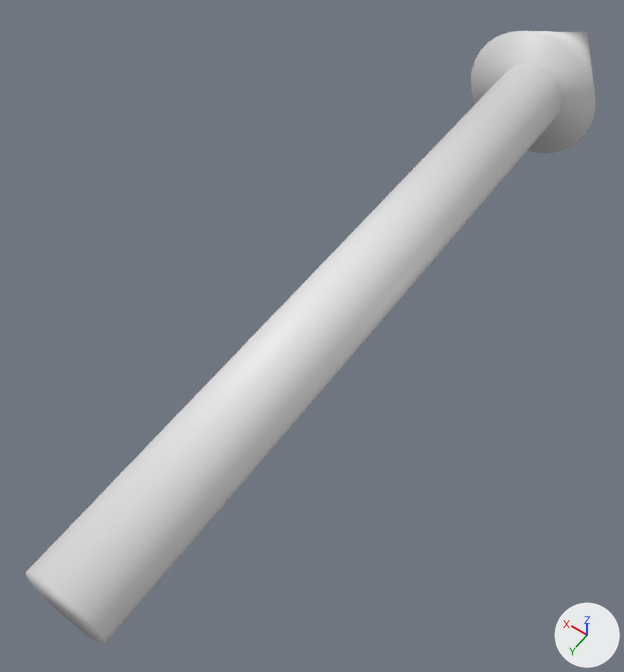
Before and after pictures for a commit that changed the OBJ model assets/models/axisz.obj.
Camera for both pictures: a 50 mm lens placed at (-0.72, 0.07, 1.59), pointed at (0.06, -1.03, -0.14). Arrows for +X, +Y and +Z are at lower right; the lights stay in place. Where no turn or scale is listed for an object, it has been applied to the vertices.
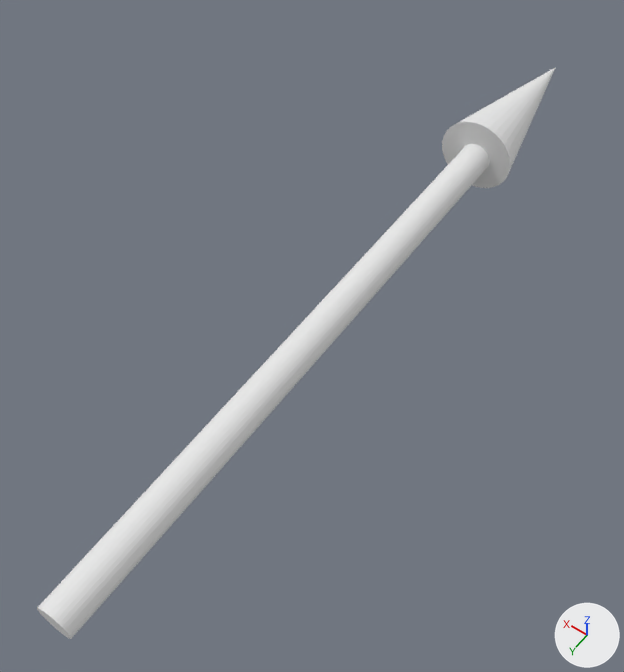
Pixel boxes [x1, y1, x2, y2] of what changed, in the pictures (624 x 672 px; the box of a moved part takes in the faces that stretch with it):
'Cone', reshaped (9% narrower, 7% shorter)
    before: [25, 31, 595, 644]
    after: [37, 67, 556, 639]
part 1 of me_cone, moved or reshaped
    before: [471, 31, 595, 153]
    after: [442, 67, 556, 188]
part 2 of me_cone, moved or reshaped
    before: [25, 64, 562, 644]
    after: [37, 144, 490, 639]

What changed in the scene script:
```text
Change me_cone:
    where me_cone.from_pydata(...)  # 97 vertices, 67 faces; spans x -0.2..0.2, y -2.46..-0.14, z -0.2..0.2
    used by ob_cone; location = (0.0, 0.0, 0.0)
    me_cone part 1: the loose piece of 33 vertices spanning x -0.2..0.2, y -2.46..-2.06, z -0.2..0.2 is multiplied about its middle by the matrix ((0.0, 0.0, 0.53), (0.0, 1.27, 0.0), (-0.53, 0.0, 0.0)), then moved by (0.0, 0.28, 0.0)
    me_cone part 2: the loose piece of 64 vertices spanning x -0.1..0.1, y -2.14..-0.14, z -0.1..0.1 is multiplied about the mesh origin by the matrix ((0.0, 0.0, 0.429), (0.0, 0.818, 0.0), (-0.429, 0.0, 0.0))
```
